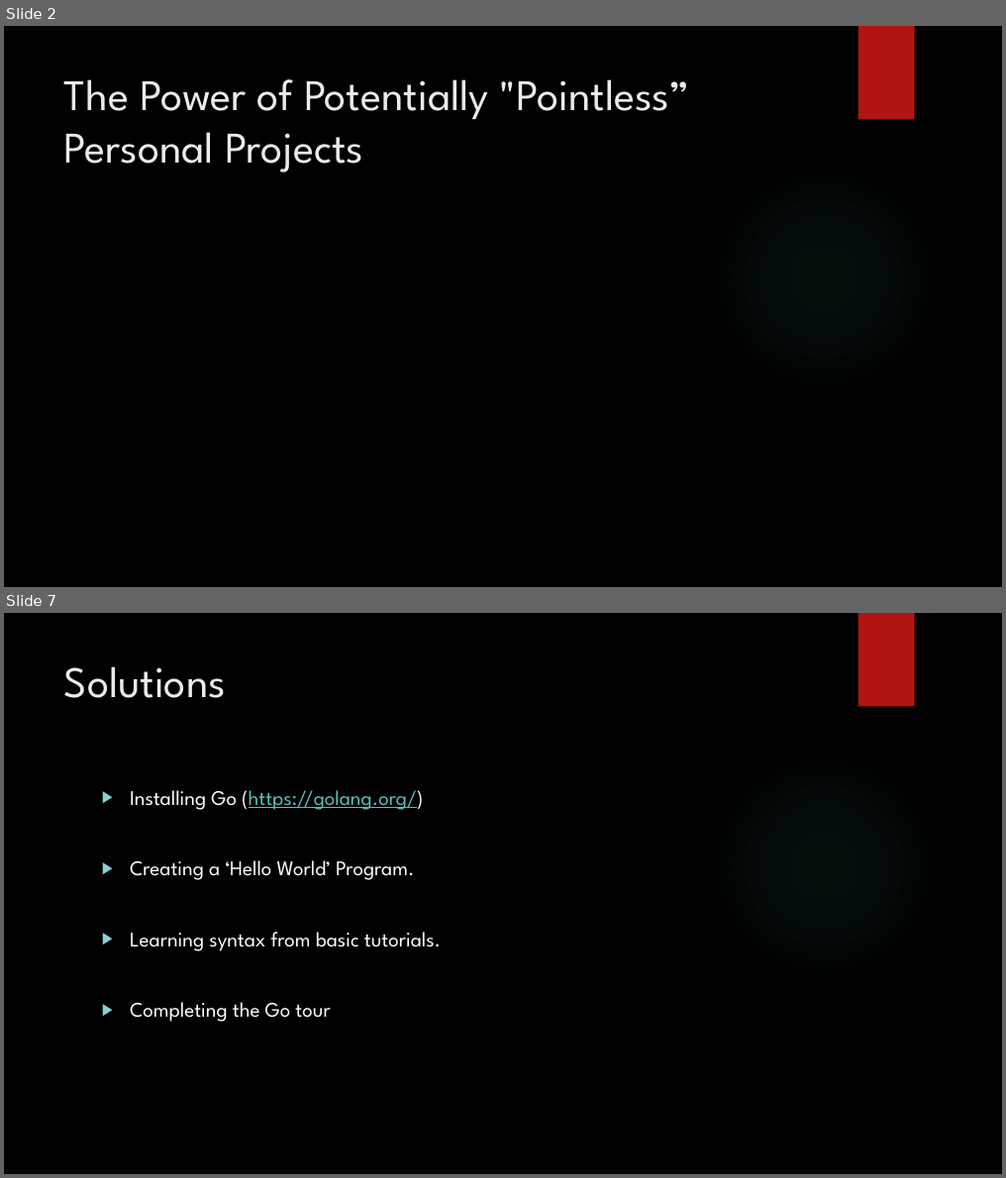
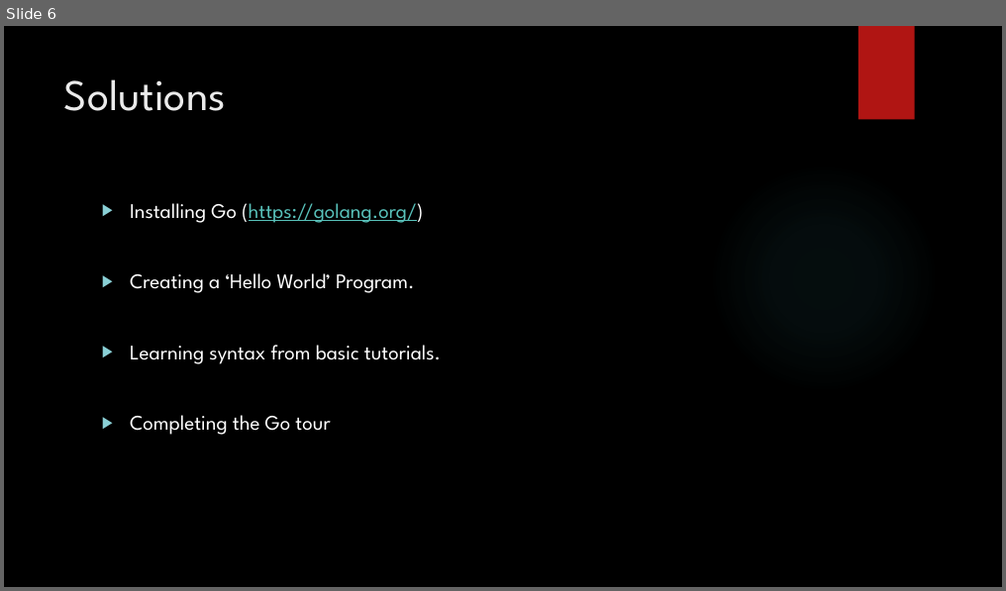
Before and after one commit to jaminologist/GopherLife, a slide deck: GopherLife.pptx. Shown one above the other, each under a label of ours: slides 2 and 7 before the commit, slide 6 after it; the slides between them are not shown. The pictures are 1006x1178 and 1006x591 pixels, drawn with LibreOffice and Linux fonts; fonts in the diff are those of the drawing; background and template pictures are left out. Boxes give left, top, right and bottom in pixels: in the first picture for what was removed or moved away, otherwise in the second. Text is boxed around its words. In the diff, an @@ line names an element or a change of style, - is before the commit and + after.

```diff
--- a/GopherLife.pptx
+++ b/GopherLife.pptx
@@ slide 2 removed at bbox=[4, 26, 1002, 587], background picture (left out); not listed: 2 template elements that a slide beside it also shows @@
@@ title removed at bbox=[64, 79, 690, 173] @@
-The Power of Potentially "Pointless” Personal Projects
@@ what was slide 7 is now slide 6 @@
```
Also in this commit, not shown: 6 slides changed, 4 slides added, 4 other slides removed, 3 other files.
